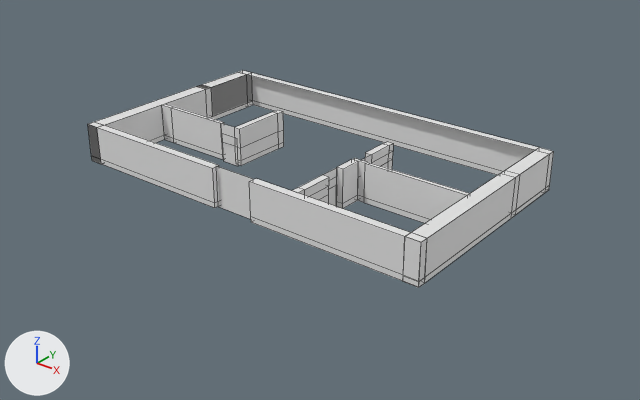
The Blender file Assets/3D_textures/Inside_HouseBL.blend as it was, and as the next commit left it.
Camera for both pictures: a 50 mm lens placed at (192.0, -197.0, 136.0), pointed at (8.0, 34.0, -7.0). Every picture has the same lights, and +X, +Y and +Z are marked at lower left. The picture after the commit comes second. Mesh edges are drawn as thin lines.

Names of what the first picture shows: 'Doors', 'Inner Walls', 'Plane', 'Walls'.
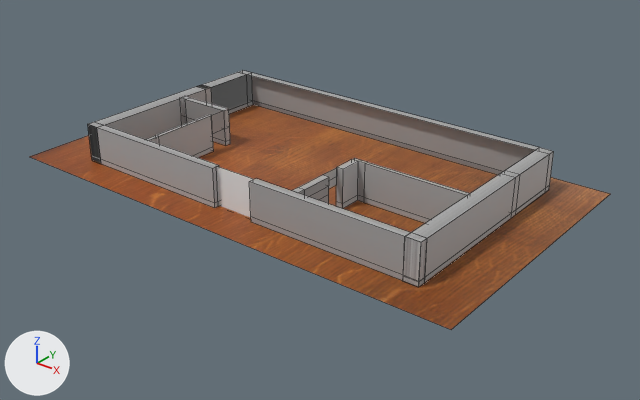
Commit message: Inner Roons

Boxes (x1, y1, x2, y2) around the edits, measured in the pictures (640 x 400 px):
'Walls', recoloured (white to grey)
    both: (88, 70, 554, 287)
'Ground', shown (brown)
    after: (30, 105, 610, 330)
'Inner Walls', reshaped (7% taller)
    before: (162, 104, 470, 223)
    after: (146, 96, 470, 223)
'Doors', deleted
    before: (223, 143, 358, 206)
part 1 of me_cube_007, added
    after: (181, 96, 230, 145)
part 2 of me_cube_007, added
    after: (146, 115, 214, 158)
part 3 of me_cube_007, deleted
    before: (221, 110, 284, 166)
part 4 of me_cube_007, deleted
    before: (162, 104, 224, 159)
part 5 of me_cube_007, cut back
    before: (362, 142, 393, 169)
part 6 of me_cube_007, recoloured (white to grey)
    both: (292, 158, 470, 223)

The change, as a diff of the scene's bpy script:
```diff
--- a/Assets/3D_textures/Inside_HouseBL.blend.py
+++ b/Assets/3D_textures/Inside_HouseBL.blend.py
@@ img_walltext_jpeg @@
+img_walltext_jpeg = load_image('walltext.jpeg', 'Textures/walltext.jpeg', 275, 183, 'sRGB')
@@ img_woodtext_jpg @@
+img_woodtext_jpg = load_image('woodtext.jpg', 'Textures/woodtext.jpg', 540, 360, 'sRGB')
@@ mat_material_002 @@
+mat_material_002 = principled_material('Material.002')
+mat_material_002.texture = img_walltext_jpeg
@@ mat_material_001 @@
+mat_material_001 = principled_material('Material.001')
+mat_material_001.texture = img_walltext_jpeg
@@ mat_material @@
+mat_material = principled_material('Material')
+mat_material.texture = img_woodtext_jpg
@@ me_plane @@
 me_plane.from_pydata(...)  # 4 vertices, 1 face; spans x -1.0..1.0, y -1.0..1.0, z 0.0
+me_plane.materials.append(mat_material)  # picture img_woodtext_jpg
@@ me_cube_003 @@
 me_cube_003.from_pydata(...)  # 131 vertices, 116 faces; spans x -27.1..27.0, y -1.0..53.1, z -1.0..14.2
+me_cube_003.materials.append(mat_material_001)  # picture img_walltext_jpeg
@@ me_cube_007 @@
 # used by ob_inner_walls; location = (25.9, -0.6, 0.9); rotation_euler = (0.0, 0.0, -3.142), in degrees (0, 0, -180); scale = (1.39, 1.59, 1.0)
-me_cube_007.from_pydata(...)  # 140 vertices, 126 faces; spans x -32.1..68.0, y -32.9..1.0, z -1.0..14.0
+me_cube_007.from_pydata(...)  # 110 vertices, 97 faces; spans x -32.1..68.5, y -25.8..1.2, z -1.0..14.0
+# me_cube_007 part 1: a new loose piece of 26 vertices spanning x 50.5..68.5, y -25.8..-19.6, z -1.0..14.0, in mat_material_002 (picture img_walltext_jpeg)
+# me_cube_007 part 2: a new loose piece of 18 vertices spanning x 50.1..51.6, y -19.7..1.2, z -1.0..14.0, in mat_material_002 (picture img_walltext_jpeg)
+# me_cube_007 part 3: the loose piece of 26 vertices spanning x 37.0..44.1, y -32.9..-17.3, z -1.0..14.0 is deleted
+# me_cube_007 part 4: the loose piece of 18 vertices spanning x 44.1..68.0, y -18.3..-17.3, z -1.0..14.0 is deleted
+# me_cube_007 part 5
+# 30 vertices are removed from x -1.0..1.0, y -32.7..-24.3, z -0.9..13.9
+# 30 faces are deleted
+# 1 new face joins them
+# me_cube_007 part 6: 57 faces spanning x -32.1..1.0, y -20.4..1.0, z -1.0..13.9 switch from no material to mat_material_002 (picture img_walltext_jpeg)
@@ ob_ground @@
 ob_ground = bpy.data.objects.new('Ground', me_plane)
-ob_ground.location = (-0.6, 24.8, 0.0)
+ob_ground.location = (-0.6, 35.9, 0.0)
 ob_ground.scale = (95.4, 54.6, 1.38)
-ob_ground.hide_set(True)
@@ ob_doors @@
-ob_doors = bpy.data.objects.new('Doors', me_plane_003)
-ob_doors.location = (24.6, 17.5, 4.0)
-ob_doors.rotation_euler = (0.0, 1.571, 0.0)  # degrees (0, 90, 0)
-ob_doors.scale = (4.31, 4.03, 1.0)
```
